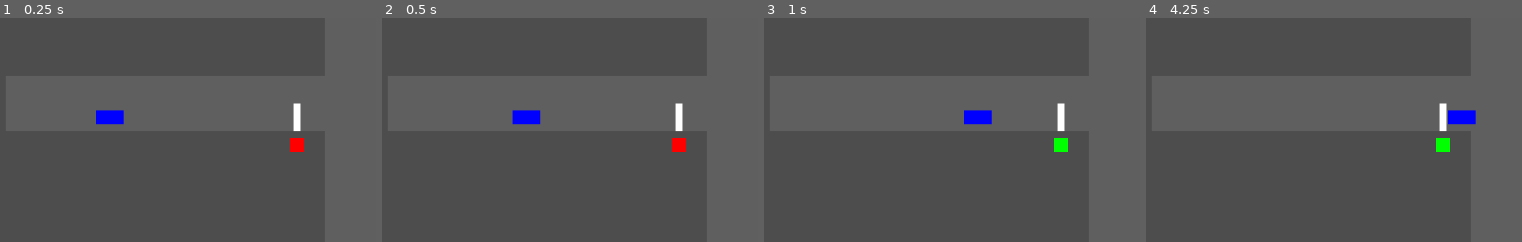
Above: before the commit, frames 1-4 (left to right).
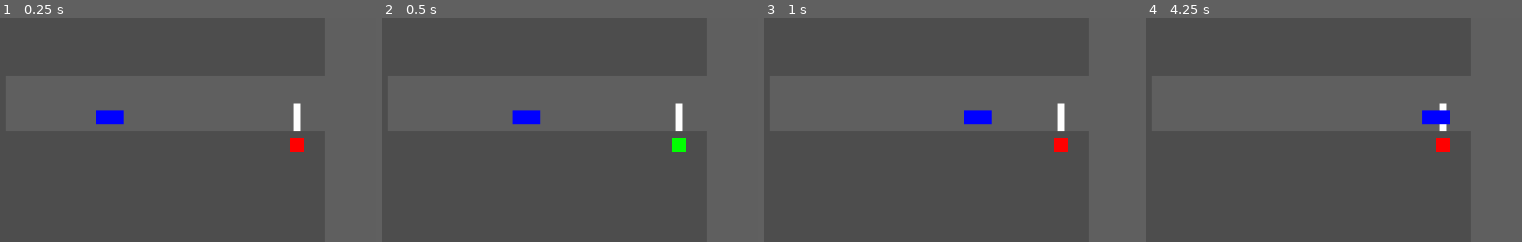
Above: after the commit, the same moments.

Repository: andreaspensenstadler/traffic-sim
Game: Godot game, scene res://scenes/main.tscn
The game is run twice, just before and just after one commit, with the same random seed, the same clock (stepped at 60 frames per second) and the same inputs.
Inputs:
- Up to frame 1 (0.25 s): no input
- Up to frame 2 (0.5 s): no input
- Up to frame 3 (1 s): no input
- Up to frame 4 (4.25 s): tap Enter at 2 s; tap Space at 3.5 s
The pictures show only the part of the screen within x 0-50%, y 31-81%; the shares and areas given below are measured in that part.

Frame 1 is identical in both runs. In frame 2, 0.2% of the frame differs, in the area x 77-81%, y 53-60%; in frame 3, 0.2%; in frame 4, 1.2%, in the area x 73-88%, y 41-60%.

Commit message:
Collision Layers: ViewArea/StopArea detektieren getrennt Einflussbereich und Haltemarkierung

Diff:
--- a/project.godot
+++ b/project.godot
@@ -13,3 +13,9 @@
 config/name="traffic-sim"
 run/main_scene="res://scenes/main.tscn"
 config/features=PackedStringArray("4.7", "Forward Plus")
+
+[layer_names]
+
+2d_physics/layer_1="default"
+2d_physics/layer_2="light_influence"
+2d_physics/layer_3="stop_marking"
--- a/scenes/car.tscn
+++ b/scenes/car.tscn
@@ -21,11 +21,15 @@
 color = Color(0, 0, 1, 1)
 
 [node name="ViewArea" type="Area2D" parent="." unique_id=1788069123]
+collision_layer = 0
+collision_mask = 2
 
 [node name="CollisionShape2D" type="CollisionShape2D" parent="ViewArea" unique_id=601947754]
 shape = SubResource("RectangleShape2D_vh74b")
 
 [node name="StopArea" type="Area2D" parent="." unique_id=1281797406]
+collision_layer = 0
+collision_mask = 4
 
 [node name="CollisionShape2D" type="CollisionShape2D" parent="StopArea" unique_id=1937116109]
 position = Vector2(10, 0)
--- a/scenes/traffic_light.tscn
+++ b/scenes/traffic_light.tscn
@@ -4,6 +4,9 @@
 
 [sub_resource type="RectangleShape2D" id="RectangleShape2D_vh74b"]
 size = Vector2(40, 100)
+
+[sub_resource type="RectangleShape2D" id="RectangleShape2D_marking"]
+size = Vector2(10, 40)
 
 [node name="TrafficLight" type="Node2D" unique_id=830055584]
 script = ExtResource("1_uttgq")
@@ -24,7 +27,17 @@
 color = Color(1, 0, 0, 1)
 
 [node name="LightInfluenceArea" type="Area2D" parent="." unique_id=1066082409]
+collision_layer = 2
+collision_mask = 0
 
 [node name="CollisionShape2D" type="CollisionShape2D" parent="LightInfluenceArea" unique_id=1042198101]
 position = Vector2(0, -40)
 shape = SubResource("RectangleShape2D_vh74b")
+
+[node name="MarkingStoppingArea" type="Area2D" parent="."]
+collision_layer = 4
+collision_mask = 0
+
+[node name="CollisionShape2D" type="CollisionShape2D" parent="MarkingStoppingArea"]
+position = Vector2(0, -40)
+shape = SubResource("RectangleShape2D_marking")
--- a/scripts/car.gd
+++ b/scripts/car.gd
@@ -41,19 +41,17 @@
 		position.x += SPEED * delta
 
 func _on_view_area_entered(area: Area2D) -> void:
-	if area.get_parent().is_in_group("traffic_lights"):
-		blocking_light = area.get_parent()
+	blocking_light = area.get_parent()
 
-func _on_stop_area_entered(area: Area2D) -> void:
-	if area.get_parent().is_in_group("traffic_lights"):
-		stopping = true
+func _on_stop_area_entered(_area: Area2D) -> void:
+	stopping = true
 
 func _react(callable: Callable) -> void:
 	await get_tree().create_timer(randf_range(REACTION_MIN, REACTION_MAX)).timeout
 	callable.call()
 	reaction_pending = false
 
-func _on_view_area_exited(area: Area2D) -> void:
+func _on_view_area_exited(_area: Area2D) -> void:
 	pass
 
 func _on_stop_area_exited(area: Area2D) -> void:
--- a/scripts/traffic_light.gd
+++ b/scripts/traffic_light.gd
@@ -14,7 +14,7 @@
 func _cycle() -> void:
 	while true:
 		#await get_tree().create_timer(3.0).timeout
-		await get_tree().create_timer(randf_range(0.5, 1.2)).timeout
+		await get_tree().create_timer(randf_range(0.3, 0.6)).timeout
 
 		is_green = not is_green
 		light.color = Color.GREEN if is_green else Color.RED
